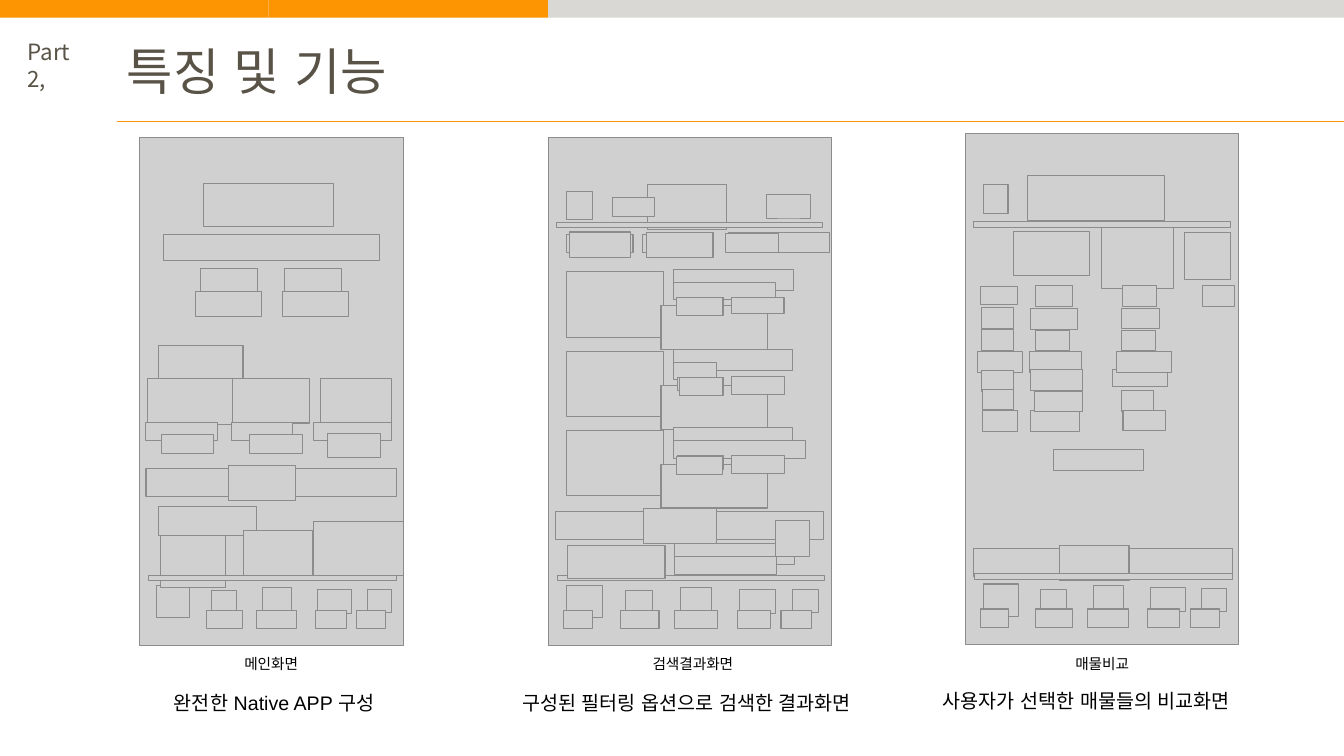
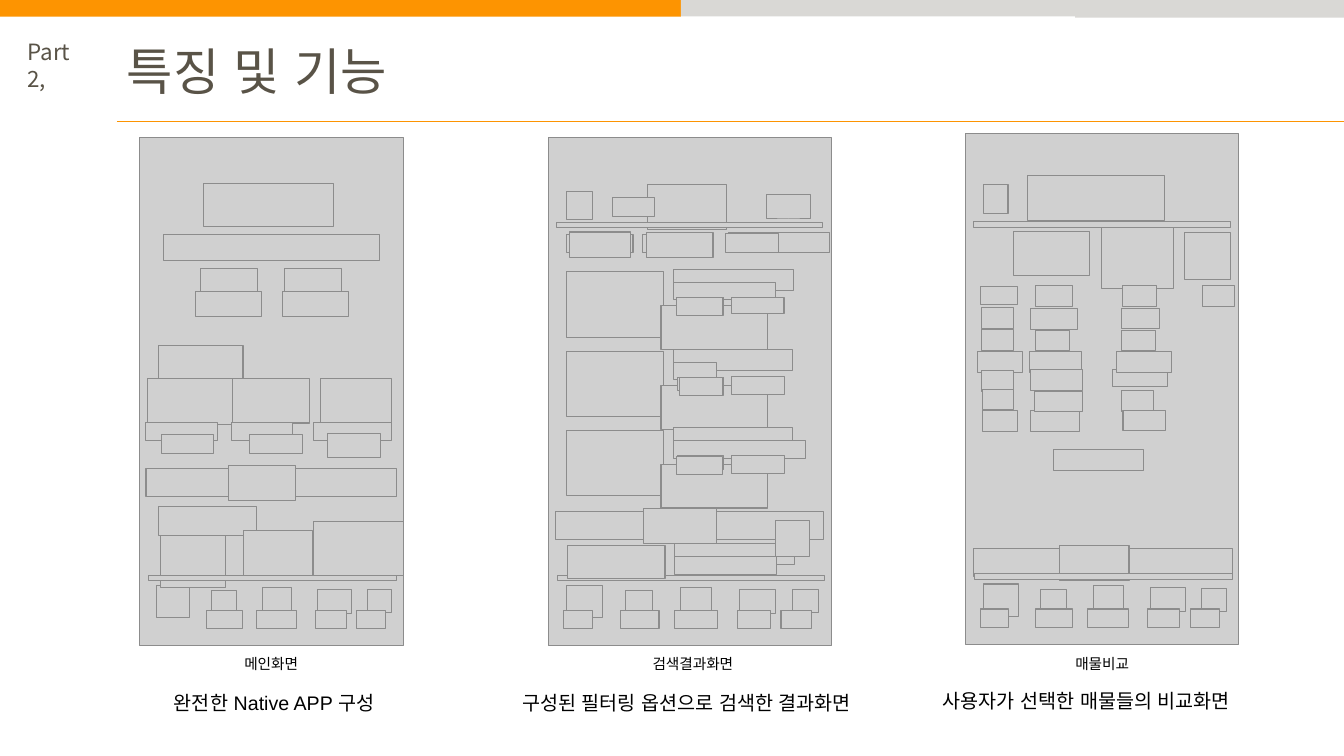
Before and after one commit to jowunnal/INCOPOST, a slide deck: slide 13 of 계획서/인코포스트 발표자료.pptx (slide 10 before the commit). Drawn at 1344x756 pixels with LibreOffice and Linux fonts; fonts in the diff are those of the drawing; grey boxes stand for pictures; background and template pictures are left out. Boxes give left, top, right and bottom in pixels: in the first picture for what was removed or moved away, otherwise in the second. Text is boxed around its words. In the diff, an @@ line names an element or a change of style, - is before the commit and + after.

```diff
--- a/계획서/인코포스트 발표자료.pptx
+++ b/계획서/인코포스트 발표자료.pptx
@@ rectangle: place and size @@
-rectangle at [0,0,269,18]
+rectangle at [0,0,682,17]
@@ rectangle removed at [269,0,548,18] @@
@@ rectangle: place and size @@
-rectangle at [548,0,1076,18]
+rectangle at [682,0,1076,16]
```
Also in this commit, not shown: 9 other slides changed, 3 slides added, 2 other files.
